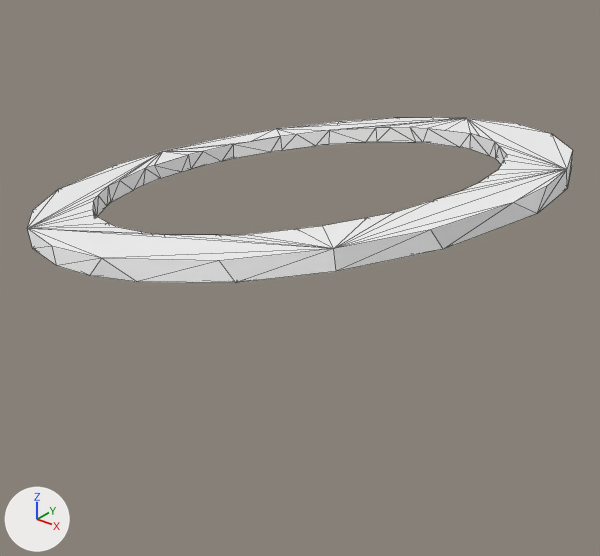
The glTF model assets/stationring.glb as it was, and as the next commit left it.
Before and after are seen from a camera (50 mm lens) standing at (3.15, -4.13, 2.63) and looking at (-0.14, -0.01, 0.08). The lights are fixed; the arrows at lower left show +X, +Y and +Z. Mesh edges are drawn as thin lines. Where no turn or scale is listed for an object, it has been applied to the vertices.

Objects in the first picture: 'ringlrg'.
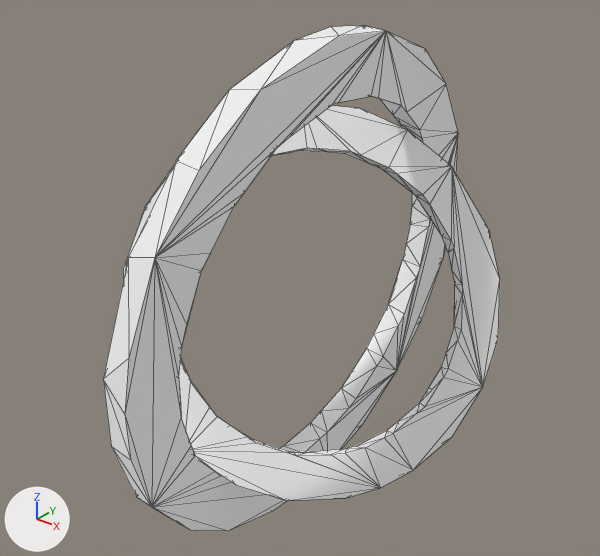
Location of each change, [x1, y1, x2, y2] in pixels of the pictures (600 x 556 px):
'ringlrg', moved, turned, rescaled
    before: [27, 117, 573, 283]
    after: [103, 25, 458, 531]
'rngsml', added
    after: [123, 106, 500, 500]

What the commit changed:
Mesh me_cylinder_008 is new.
It has 132 vertices, 261 faces and spans x -0.92..0.92, y -1.17..1.17, z -1.24..1.24.
It uses material mat_f3dlite_material_008 (white #ffffff).
Object 'ringlrg' (ob_ringlrg) moves from (-0.166, 0.0, 0.799) to (0.056, -0.097, 0.062).
Object 'ringlrg' (ob_ringlrg) turns from (0, -9.2, 0) to (0, -84, 0) degrees about x, y and z.
Object 'ringlrg' (ob_ringlrg) is rescaled from (1.75, 1.75, 0.057) to (1.77, 1.75, 0.0825).
Object 'rngsml' (ob_rngsml) is new; it shows me_cylinder_008.
Its location is (0.117, -0.097, 0.009).
